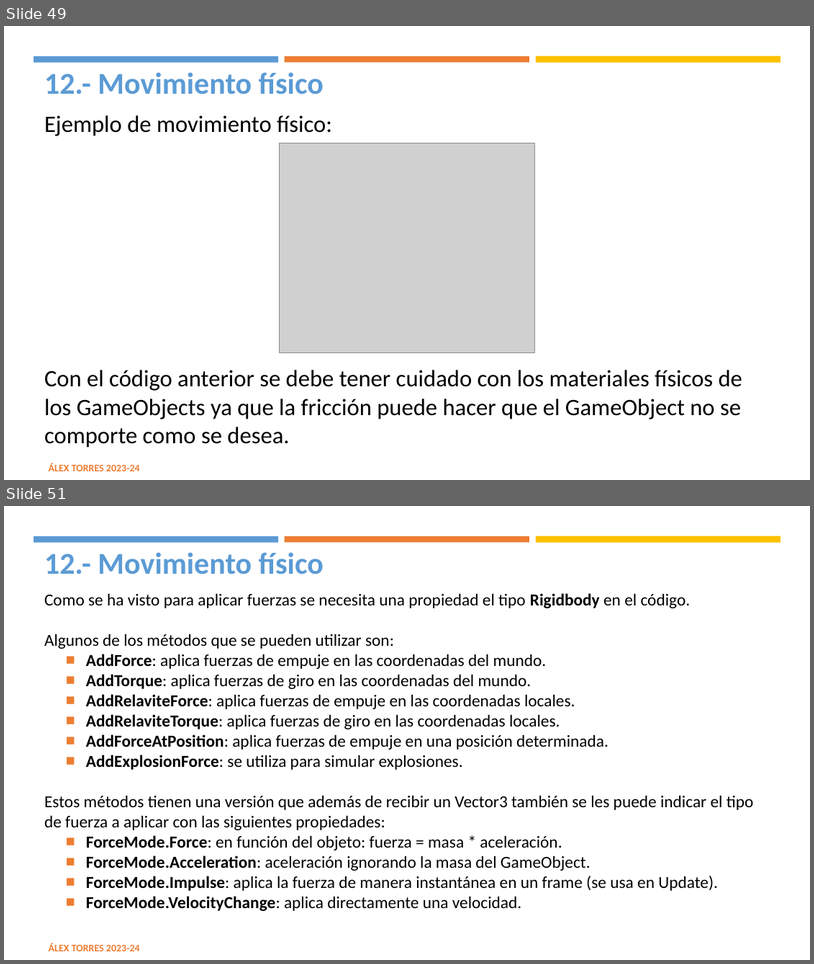
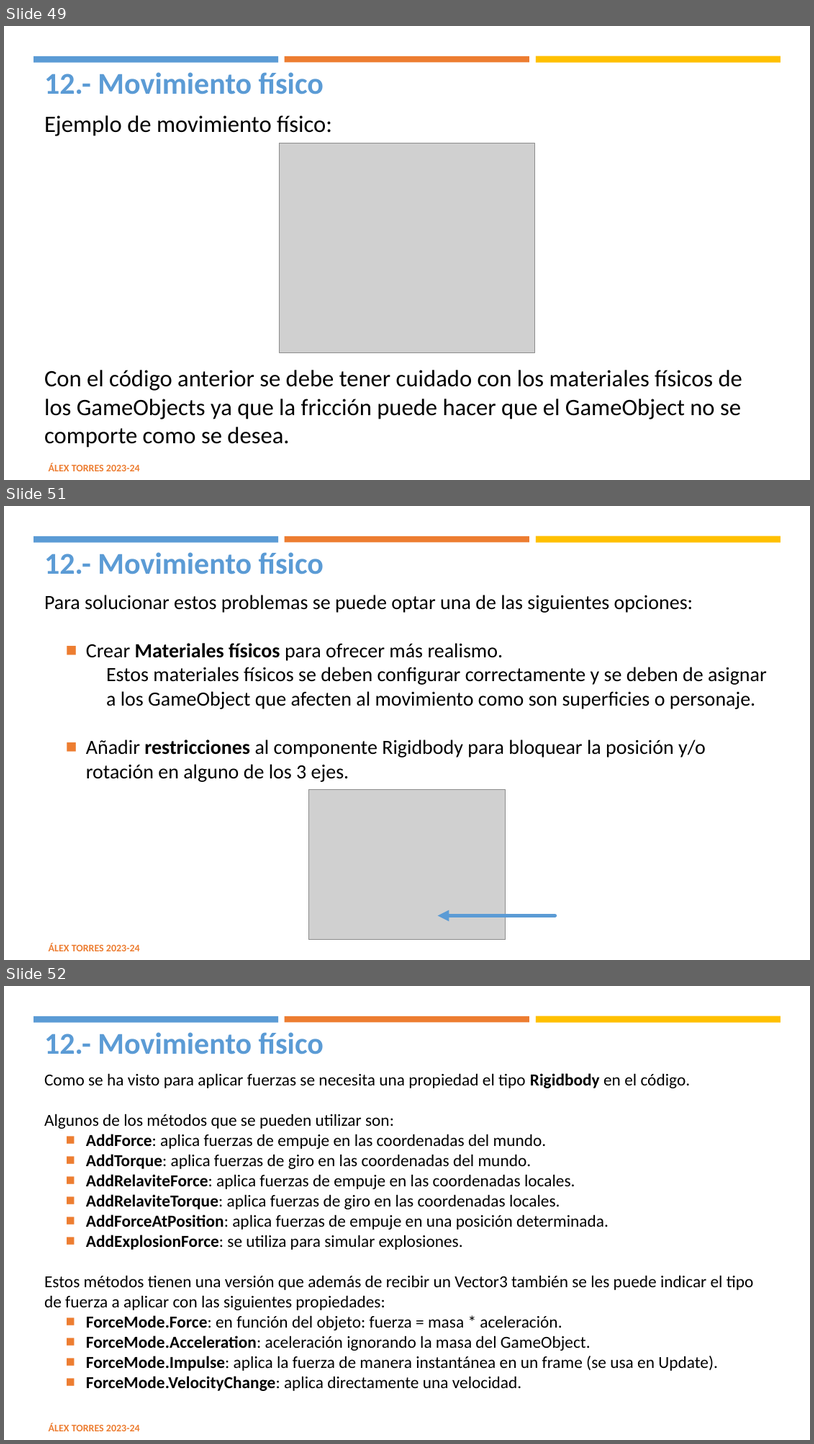
Before and after one commit to sdram58/apuntesPMDM, a slide deck: alex/UD9/UD9.4 Clase GameObject.pptx. Shown one above the other, each under a label of ours: slides 49 and 51 before the commit, slides 49, 51 and 52 after it; the slides between them are not shown. The pictures are 814x964 and 814x1444 pixels, drawn with LibreOffice and Linux fonts; fonts in the diff are those of the drawing; grey boxes stand for pictures. Boxes give left, top, right and bottom in pixels: in the first picture for what was removed or moved away, otherwise in the second. Text is boxed around its words. In the diff, an @@ line names an element or a change of style, - is before the commit and + after.

```diff
--- a/alex/UD9/UD9.4 Clase GameObject.pptx
+++ b/alex/UD9/UD9.4 Clase GameObject.pptx
@@ slide 51 added at (4, 506, 810, 960), background #FFFFFF; not listed: 4 template elements that a slide beside it also shows @@
@@ text added at (44, 552, 324, 574), 36 pt, text #5B9BD5, bold @@
+12.- Movimiento físico
@@ text added at (44, 595, 767, 782), 24 pt, text #000000 @@
+Para solucionar estos problemas se puede optar una de las siguientes opciones:
+  ■ Crear Materiales físicos para ofrecer más realismo.
+      Estos materiales físicos se deben configurar correctamente y se deben de asignar a los GameObject que afecten al movimiento como son superficies o personaje.
+  ■ Añadir restricciones al componente Rigidbody para bloquear la posición y/o rotación en alguno de los 3 ejes.
@@ picture added at (309, 790, 506, 939) @@
@@ arrow added from (555, 916) to (438, 916), #5B9BD5 4.5 pt @@
@@ what was slide 51 is now slide 52 @@
```
Also in this commit, not shown: 6 slides changed, 1 other slide added, 55 other files.
